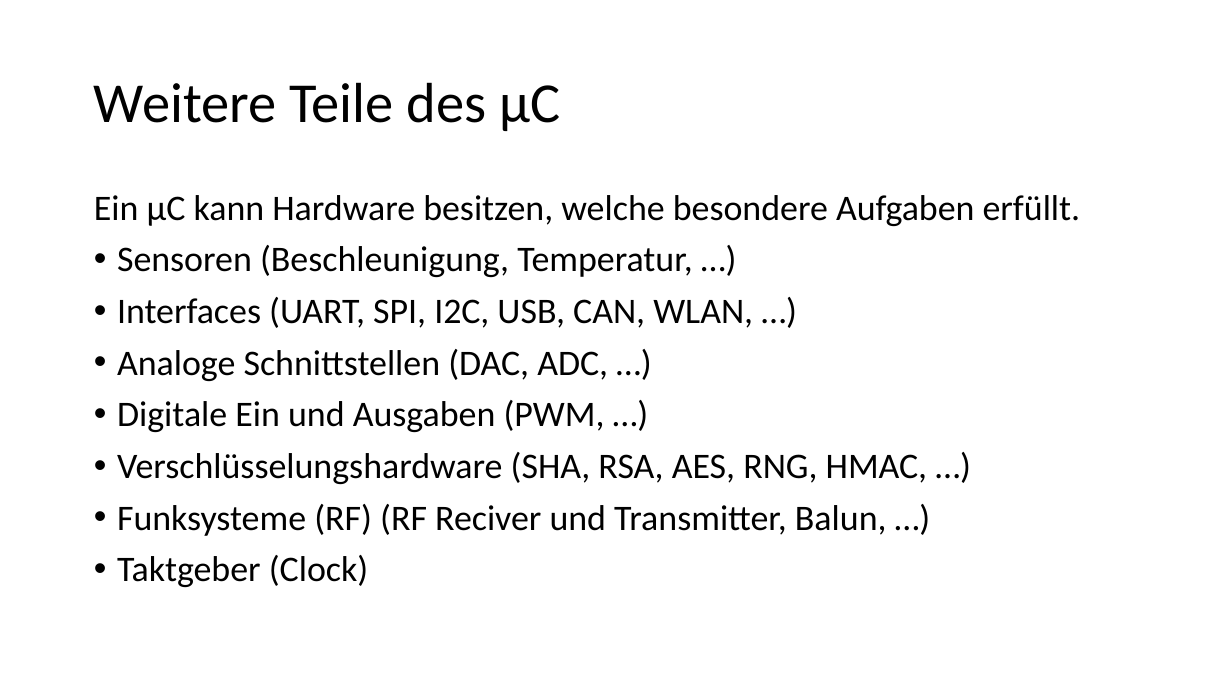
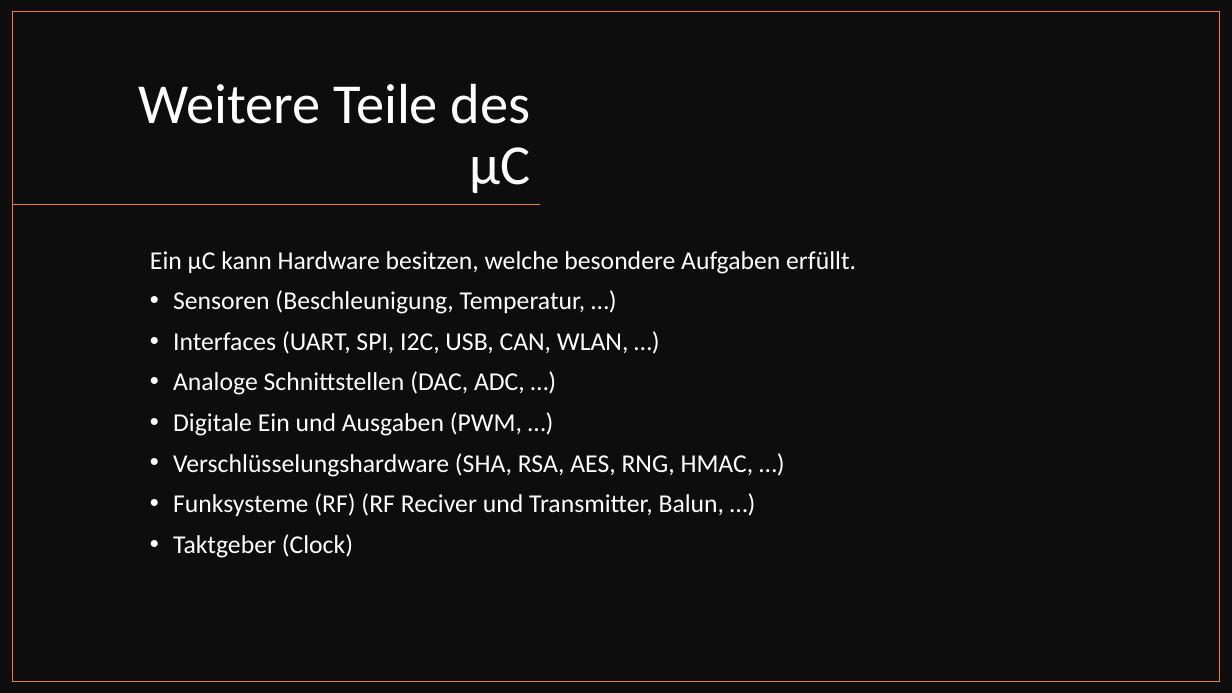
Before and after one commit to technikzentrum/ArduinoWorkshop, a slide deck: slide 3 of Tag 1/01-Was ist ein Microcontroller.pptx. Drawn at 1232x693 pixels with LibreOffice and Linux fonts; fonts in the diff are those of the drawing. Boxes give left, top, right and bottom in pixels: in the first picture for what was removed or moved away, otherwise in the second. Text is boxed around its words. In the diff, an @@ line names an element or a change of style, - is before the commit and + after.

```diff
--- a/Tag 1/01-Was ist ein Microcontroller.pptx
+++ b/Tag 1/01-Was ist ein Microcontroller.pptx
@@ rectangle added at [0,0,1232,693], fill #0D0D0D @@
@@ rectangle added at [13,12,1220,682], outline #ED7D31 1 pt @@
@@ title "Weitere Teile des µC": place and size @@
-title "Weitere Teile des µC" at [94,82,560,131]
+title "Weitere Teile des µC" at [138,83,531,193]
@@ title "Weitere Teile des µC" at [138,83,531,193]: text colour #000000 to #FFFFFF; alignment left to right; vertical alignment middle to bottom @@
@@ line added from (541, 205) to (13, 205), #ED7D31 1 pt @@
@@ text "Ein µC kann Hardware besitzen, ...": place and size @@
-text "Ein µC kann Hardware besitzen, ..." at [94,195,1081,587]
+text "Ein µC kann Hardware besitzen, ..." at [150,251,856,558]
@@ text "Ein µC kann Hardware besitzen, ..." at [150,251,856,558]: size 28 to 20 pt, text colour #000000 to #FFFFFF @@
```
Also in this commit, not shown: 4 other slides changed, 6 other files.
